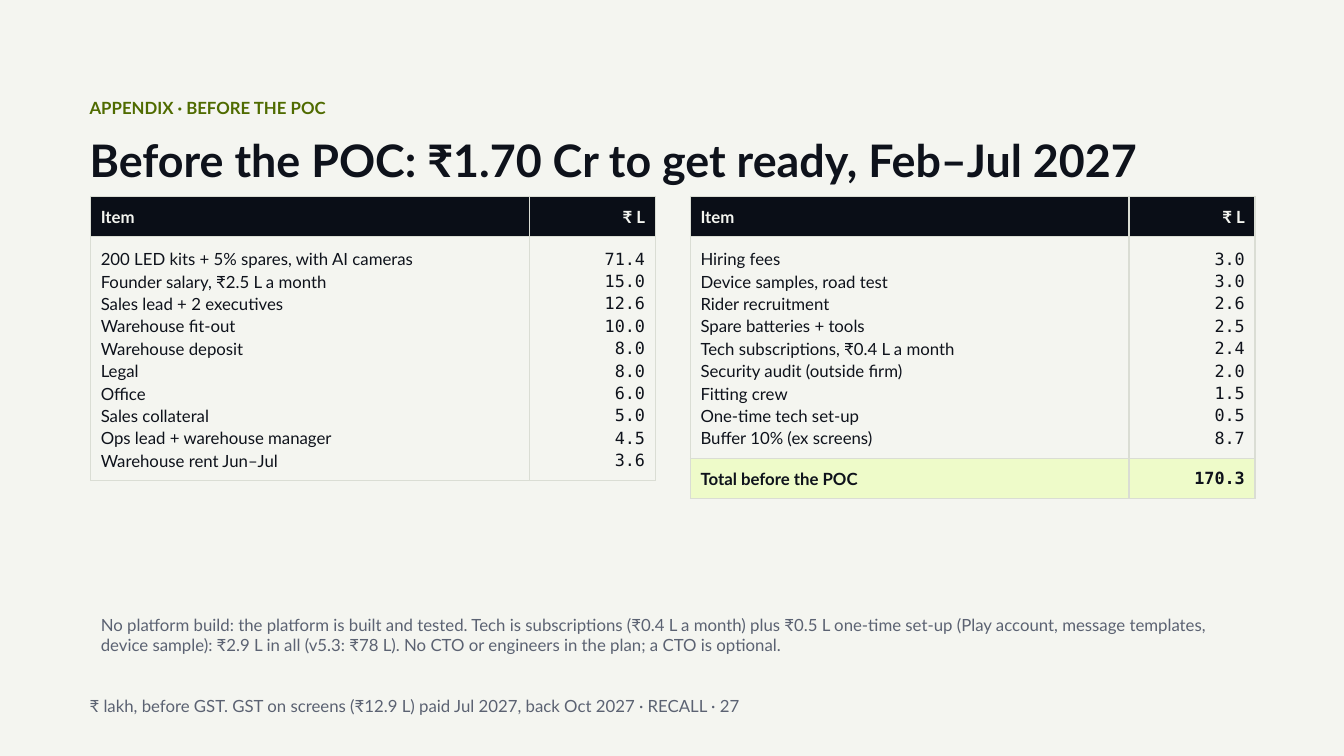
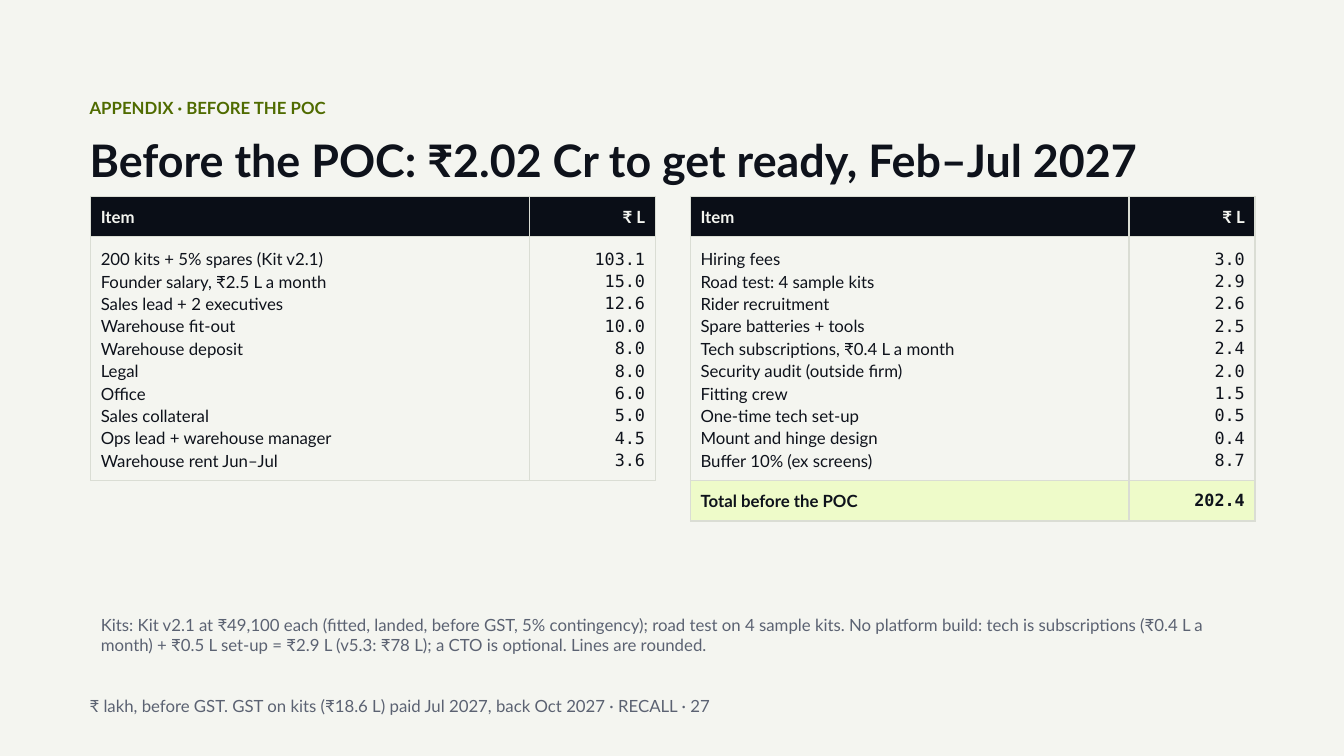
Before and after one commit to Picorus/recall-platform, a slide deck: slide 27 of docs/investor/01_RECALL_Investor_Deck_v5.4.pptx. Drawn at 1344x756 pixels with LibreOffice and Linux fonts; fonts in the diff are those of the drawing. Boxes give left, top, right and bottom in pixels: in the first picture for what was removed or moved away, otherwise in the second. Text is boxed around its words. In the diff, an @@ line names an element or a change of style, - is before the commit and + after.

```diff
--- a/docs/investor/01_RECALL_Investor_Deck_v5.4.pptx
+++ b/docs/investor/01_RECALL_Investor_Deck_v5.4.pptx
@@ title at (90, 143, 1137, 185): text changed @@
-Before the POC: ₹1.70 Cr to get ready, Feb–Jul 2027
+Before the POC: ₹2.02 Cr to get ready, Feb–Jul 2027
@@ table at (91, 197, 655, 527) @@
-row 2, column 1: 200 LED kits + 5% spares, with AI cameras / Founder salary, ₹2.5 L a month / Sales lead + 2 executives / Warehouse fit-out / Warehouse deposit / Legal / Office / Sales collateral / Ops lead + warehouse manager / Warehouse rent Jun–Jul
+row 2, column 1: 200 kits + 5% spares (Kit v2.1) / Founder salary, ₹2.5 L a month / Sales lead + 2 executives / Warehouse fit-out / Warehouse deposit / Legal / Office / Sales collateral / Ops lead + warehouse manager / Warehouse rent Jun–Jul
-row 2, column 2: 71.4 / 15.0 / 12.6 / 10.0 / 8.0 / 8.0 / 6.0 / 5.0 / 4.5 / 3.6
+row 2, column 2: 103.1 / 15.0 / 12.6 / 10.0 / 8.0 / 8.0 / 6.0 / 5.0 / 4.5 / 3.6
@@ table at (691, 197, 1255, 527) @@
-row 2, column 1: Hiring fees / Device samples, road test / Rider recruitment / Spare batteries + tools / Tech subscriptions, ₹0.4 L a month / Security audit (outside firm) / Fitting crew / One-time tech set-up / Buffer 10% (ex screens)
+row 2, column 1: Hiring fees / Road test: 4 sample kits / Rider recruitment / Spare batteries + tools / Tech subscriptions, ₹0.4 L a month / Security audit (outside firm) / Fitting crew / One-time tech set-up / Mount and hinge design / Buffer 10% (ex screens)
-row 2, column 2: 3.0 / 3.0 / 2.6 / 2.5 / 2.4 / 2.0 / 1.5 / 0.5 / 8.7
+row 2, column 2: 3.0 / 2.9 / 2.6 / 2.5 / 2.4 / 2.0 / 1.5 / 0.5 / 0.4 / 8.7
-row 3, column 2: 170.3
+row 3, column 2: 202.4
@@ text at (101, 618, 1202, 654): text changed @@
-No platform build: the platform is built and tested. Tech is subscriptions (₹0.4 L a month) plus ₹0.5 L one-time set-up (Play account, message templates, device sample): ₹2.9 L in all (v5.3: ₹78 L). No CTO or engineers in the plan; a CTO is optional.
+Kits: Kit v2.1 at ₹49,100 each (fitted, landed, before GST, 5% contingency); road test on 4 sample kits. No platform build: tech is subscriptions (₹0.4 L a month) + ₹0.5 L set-up = ₹2.9 L (v5.3: ₹78 L); a CTO is optional. Lines are rounded.
@@ text at (104, 699, 709, 715): text changed @@
-₹ lakh, before GST. GST on screens (₹12.9 L) paid Jul 2027, back Oct 2027 · RECALL · 27
+₹ lakh, before GST. GST on kits (₹18.6 L) paid Jul 2027, back Oct 2027 · RECALL · 27
```
Also in this commit, not shown: 16 other slides changed, 8 other files.
